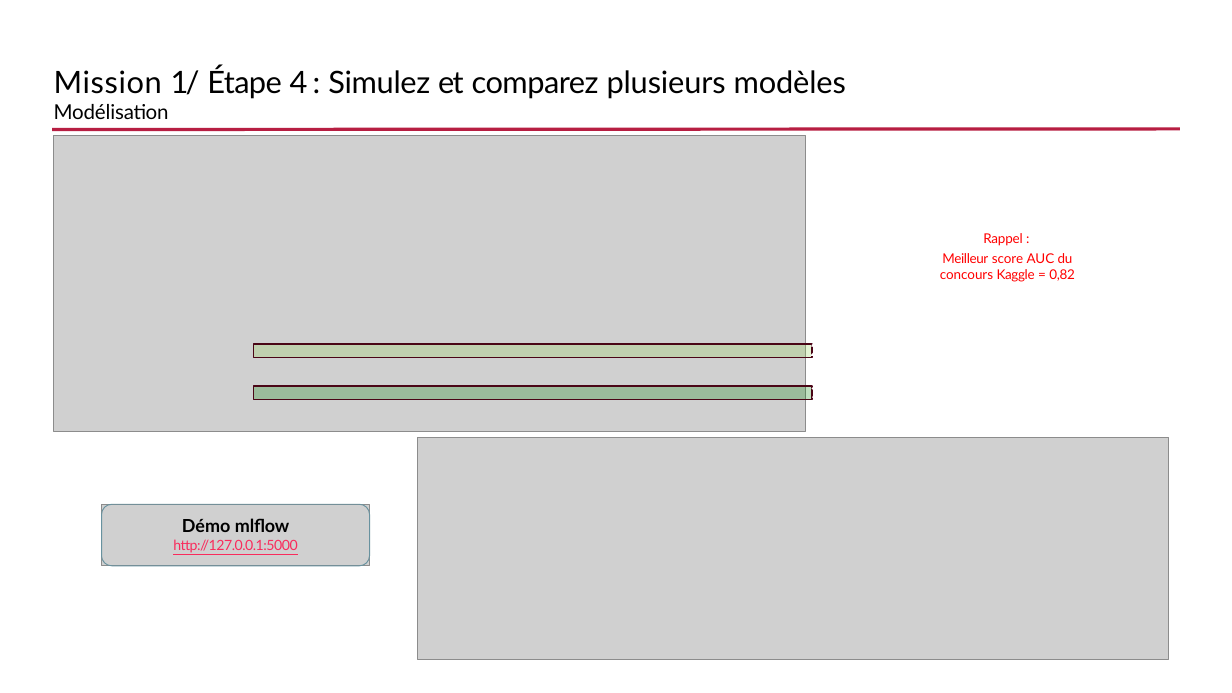
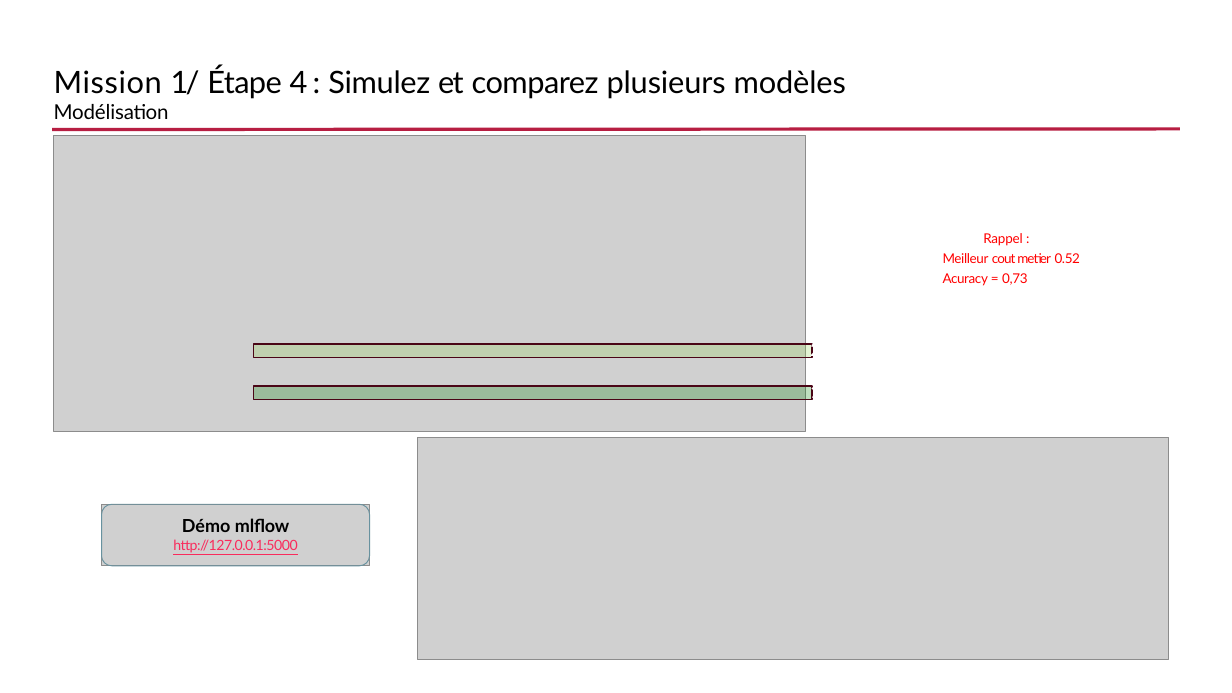
Before and after one commit to tapha10/projet-7-openclassroom, a slide deck: slide 13 of Tall_Moustapha_7_presentation.pptx (slide 11 before the commit). Drawn at 1232x693 pixels with LibreOffice and Linux fonts; fonts in the diff are those of the drawing; grey boxes stand for pictures; background and template pictures are left out. Boxes give left, top, right and bottom in pixels: in the first picture for what was removed or moved away, otherwise in the second. Text is boxed around its words. In the diff, an @@ line names an element or a change of style, - is before the commit and + after.

```diff
--- a/Tall_Moustapha_7_presentation.pptx
+++ b/Tall_Moustapha_7_presentation.pptx
@@ text at box(943, 253, 1081, 286): text changed @@
-Meilleur score AUC du concours Kaggle = 0,82
+Meilleur cout metier 0.52
+Acuracy = 0,73
```
Also in this commit, not shown: 1 other slide changed, 2 slides added, 1 other file.
